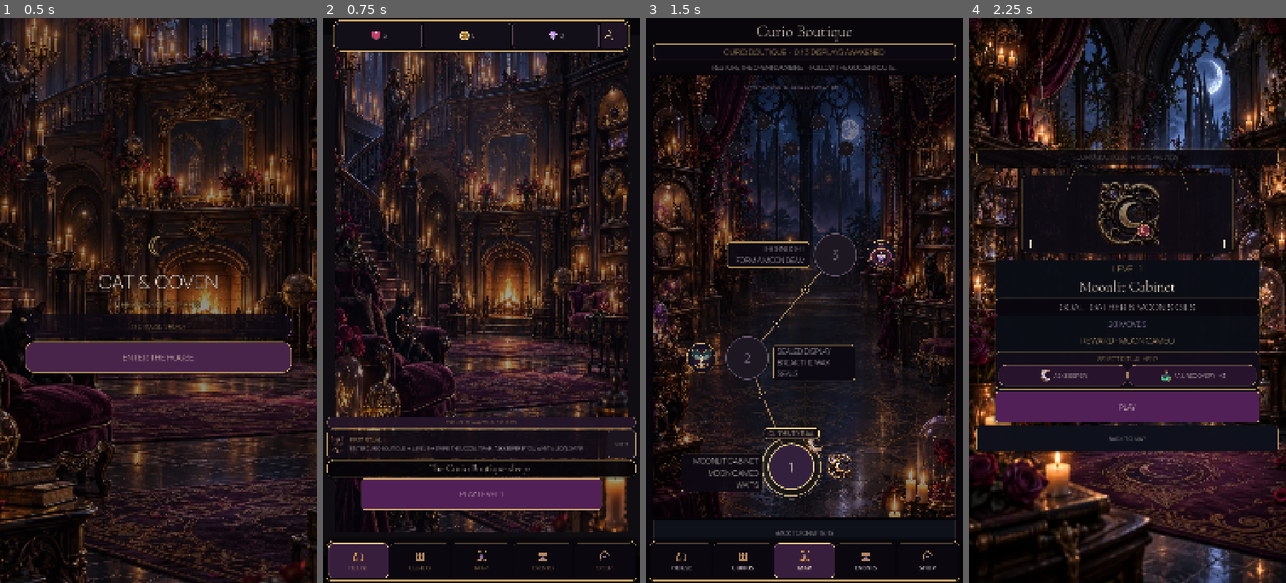
Above: before the commit, frames 1-4 (left to right).
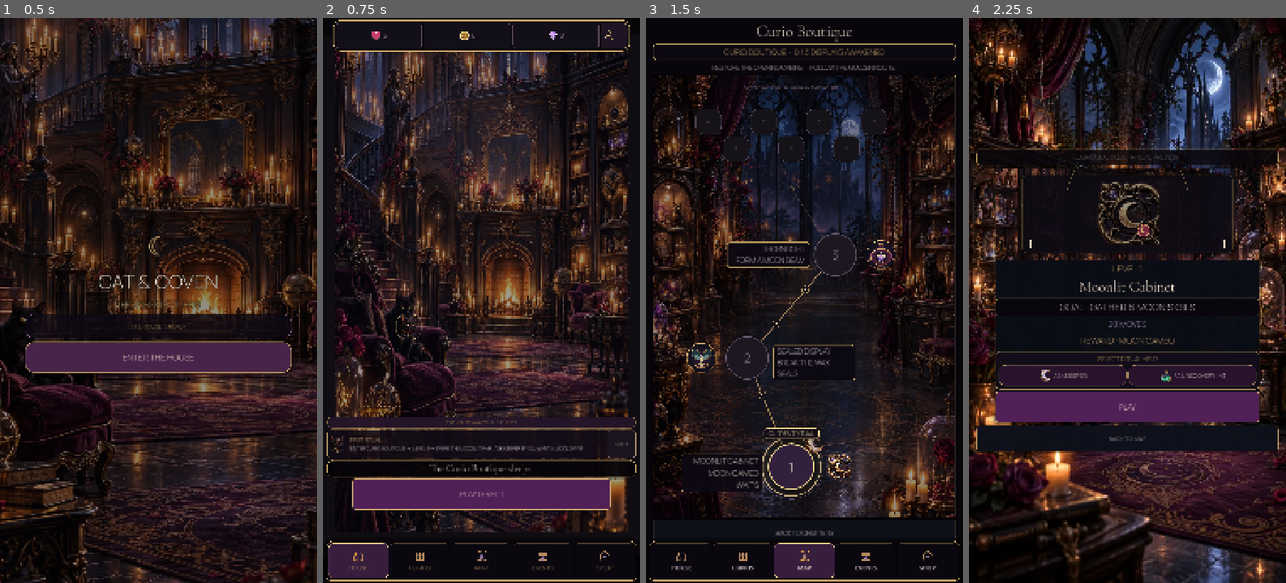
Above: after the commit, the same moments.

Repository: Jay-prodesign/akilta-match3
Game: Godot game, scene res://src/app/app_bootstrap.tscn
Two runs of this game, one before a commit and one after it. Both use one fixed random seed, a clock stepped at 60 frames per second and the inputs below.
Inputs:
- Up to frame 1 (0.5 s): no input
- Up to frame 2 (0.75 s): click "ENTER THE HOUSE" at 0.5 s
- Up to frame 3 (1.5 s): click "PLAY LEVEL 1" at 1.25 s
- Up to frame 4 (2.25 s): click "1" at 2 s

Frame 1 is identical in both runs. In frame 2, 0.4% of the frame differs, in the area x 9-91%, y 81-88%; in frame 3, 0.8%, in the area x 15-76%, y 15-26%; in frame 4, nothing differs.

Commit message:
Finish core touch target normalization

Diff:
--- a/src/ui/home/house_home.tscn
+++ b/src/ui/home/house_home.tscn
@@ -423,7 +423,7 @@
 autowrap_mode = 2
 
 [node name="PlayButton" type="Button" parent="Layout"]
-custom_minimum_size = Vector2(820, 104)
+custom_minimum_size = Vector2(880, 104)
 layout_mode = 2
 size_flags_horizontal = 4
 theme_override_colors/font_color = Color(0.988, 0.933, 0.831, 1)
--- a/src/ui/map/chapter_map.tscn
+++ b/src/ui/map/chapter_map.tscn
@@ -286,10 +286,10 @@
 
 [node name="Level4" type="Button" parent="Layout/RoutePanel/Scroll/RouteView"]
 layout_mode = 0
-offset_left = 162.0
-offset_top = 132.0
-offset_right = 214.0
-offset_bottom = 184.0
+offset_left = 144.0
+offset_top = 114.0
+offset_right = 232.0
+offset_bottom = 202.0
 focus_mode = 1
 text = "4"
 
@@ -299,10 +299,10 @@
 
 [node name="Level5" type="Button" parent="Layout/RoutePanel/Scroll/RouteView"]
 layout_mode = 0
-offset_left = 350.0
-offset_top = 132.0
-offset_right = 402.0
-offset_bottom = 184.0
+offset_left = 332.0
+offset_top = 114.0
+offset_right = 420.0
+offset_bottom = 202.0
 focus_mode = 1
 text = "5"
 
@@ -312,10 +312,10 @@
 
 [node name="Level6" type="Button" parent="Layout/RoutePanel/Scroll/RouteView"]
 layout_mode = 0
-offset_left = 538.0
-offset_top = 132.0
-offset_right = 590.0
-offset_bottom = 184.0
+offset_left = 520.0
+offset_top = 114.0
+offset_right = 608.0
+offset_bottom = 202.0
 focus_mode = 1
 text = "6"
 
@@ -325,10 +325,10 @@
 
 [node name="Level7" type="Button" parent="Layout/RoutePanel/Scroll/RouteView"]
 layout_mode = 0
-offset_left = 726.0
-offset_top = 132.0
-offset_right = 778.0
-offset_bottom = 184.0
+offset_left = 708.0
+offset_top = 114.0
+offset_right = 796.0
+offset_bottom = 202.0
 focus_mode = 1
 text = "7"
 
@@ -338,10 +338,10 @@
 
 [node name="Level8" type="Button" parent="Layout/RoutePanel/Scroll/RouteView"]
 layout_mode = 0
-offset_left = 256.0
-offset_top = 224.0
-offset_right = 308.0
-offset_bottom = 276.0
+offset_left = 238.0
+offset_top = 206.0
+offset_right = 326.0
+offset_bottom = 294.0
 focus_mode = 1
 text = "8"
 
@@ -351,10 +351,10 @@
 
 [node name="Level9" type="Button" parent="Layout/RoutePanel/Scroll/RouteView"]
 layout_mode = 0
-offset_left = 444.0
-offset_top = 224.0
-offset_right = 496.0
-offset_bottom = 276.0
+offset_left = 426.0
+offset_top = 206.0
+offset_right = 514.0
+offset_bottom = 294.0
 focus_mode = 1
 text = "9"
 
@@ -364,10 +364,10 @@
 
 [node name="Level10" type="Button" parent="Layout/RoutePanel/Scroll/RouteView"]
 layout_mode = 0
-offset_left = 632.0
-offset_top = 224.0
-offset_right = 684.0
-offset_bottom = 276.0
+offset_left = 614.0
+offset_top = 206.0
+offset_right = 702.0
+offset_bottom = 294.0
 focus_mode = 1
 text = "10"
 
--- a/src/ui/map/chapter_select.gd
+++ b/src/ui/map/chapter_select.gd
@@ -159,7 +159,7 @@
 	# Keep all six wing identities in one scan path even on high-resolution phones.
 	var spacing := 10.0
 	var current_height := clampf(grid.size.y * 0.235, 150.0, 238.0)
-	var locked_height := maxf(72.0, (grid.size.y - current_height - spacing * 5.0) / 5.0)
+	var locked_height := maxf(88.0, (grid.size.y - current_height - spacing * 5.0) / 5.0)
 	var y := 0.0
 	for button in buttons:
 		var current := String(button.get_meta("chapter_id", "")) == "curio_boutique"
@@ -180,7 +180,7 @@
 		"future_wings_use_house_world_glass": true,
 		"future_wings_specific_art_claimed": false,
 		"north_star_title_hierarchy": ($Layout/ChapterHeader/HeaderCopy/Title as Label).get_theme_font_size("font_size") >= 50,
-		"compact_header_back": _back != null and _back.custom_minimum_size.x <= 72.0,
+		"compact_header_back": _back != null and _back.custom_minimum_size.x >= 88.0 and _back.custom_minimum_size.x <= 96.0 and _back.custom_minimum_size.y >= 88.0,
 		"summary_plate": _chapter_summary != null and _chapter_summary.get_theme_stylebox("normal") != null,
 		"chapter_descriptors_present": _witch_atelier.text.contains("POTIONS & EXPERIMENTS") and _dark_vanity.text.contains(" …(181 unchanged characters)…
 		"north_star_vertical_wing_list": _grid != null and _current.size.x >= _grid.size.x * 0.95 and _witch_atelier.size.x > …(300 unchanged characters)…
--- a/src/ui/settings/settings_panel.gd
+++ b/src/ui/settings/settings_panel.gd
@@ -106,7 +106,7 @@
 	return {
 		"bound": settings != null,
 		"high_contrast": _high_contrast,
-		"touch_targets_ok": [master_toggle, music_toggle, sfx_toggle, haptics_toggle, reduced_toggle, contrast_toggle, close_button].all(func(control): return control.custom_minimum_size.y >= 56.0),
+		"touch_targets_ok": [master_toggle, music_toggle, sfx_toggle, haptics_toggle, reduced_toggle, contrast_toggle, close_button].all(func(control): return control.custom_minimum_size.y >= 88.0),
 		"save_feedback": saved_note.text,
 		"return_cta": close_button.text,
 	}
@@ -155,7 +155,7 @@
 		"authored_style_resources": card_normal_style != null and card_high_style != null and toggle_normal_style != null and toggle_high_style != null and close_normal_style != null and close_high_style != null,
 		"runtime_ui_factory": false,
 		"north_star_title_hierarchy": ($Card/Content/Title as Label).get_theme_font_size("font_size") >= 46,
-		"north_star_toggle_height": [master_toggle, music_toggle, sfx_toggle, haptics_toggle, reduced_toggle, contrast_toggle].all(func(control): return control.custom_minimum_size.y >= 68.0),
+		"north_star_toggle_height": [master_toggle, music_toggle, sfx_toggle, haptics_toggle, reduced_toggle, contrast_toggle].all(func(control): return control.custom_minimum_size.y >= 88.0),
 		"intro_subordinate": ($Card/Content/Intro as Label) != null and not ($Card/Content/Intro as Label).visible,
 		"runtime_style_factory": false,
 	}
--- a/tests/unit/test_house_authored_state_family.gd
+++ b/tests/unit/test_house_authored_state_family.gd
@@ -26,7 +26,7 @@
 	_expect(bool(presentation.get("keeper_role_authored", false)), "Keeper role must use an authored scene")
 	_expect(bool(presentation.get("restoration_authored", false)), "House restoration must use an authored scene")
 	_expect(not bool(presentation.get("runtime_overlay_factory", true)), "House must not rebuild player-facing overlays at runtime")
-	_expect(float(north_star.get("primary_cta_height", 0.0)) >= 72.0 and float(north_star.get("primary_cta_width", 0.0)) >= 620.0, "House primary CTA must retain the North Star hero proportion")
+	_expect(float(north_star.get("primary_cta_height", 0.0)) >= 96.0 and float(north_star.get("primary_cta_width", 0.0)) >= 820.0, "House primary CTA must retain the North Star hero proportion")
 	_expect(bool(north_star.get("primary_cta_centered", false)), "House primary CTA must remain centered above navigation")
 	_expect(bool(north_star.get("bottom_nav_reserved", false)), "House content must reserve vertical space for the compact bottom navigation")
 	_expect(bool(north_star.get("world_underlays_home_ui", false)), "House world must continue behind the lower Home UI instead of ending in a dead slab")
--- a/tests/unit/test_settings_authored_utility_screen.gd
+++ b/tests/unit/test_settings_authored_utility_screen.gd
@@ -32,7 +32,7 @@
 	_expect(card != null, "Settings authored Card missing")
 	_expect(sigil != null and sigil.texture != null and sigil.custom_minimum_size.y >= 72.0, "Settings authored raster sigil slot missing")
 	_expect(world_art != null and world_art.texture != null, "Settings authored world backdrop slot missing")
-	_expect(close != null and close.custom_minimum_size.y >= 72.0, "Settings close CTA must retain mobile touch target")
+	_expect(close != null and close.custom_minimum_size.y >= 88.0, "Settings close CTA must retain mobile touch target")
 	_expect(card.get_theme_stylebox("panel") == screen.card_normal_style, "Default Settings card must use authored normal style resource")
 
 	screen.apply_presentation_settings({"high_contrast": true})
@@ -40,7 +40,7 @@
 	_expect(card.get_theme_stylebox("panel") == screen.card_high_style, "High contrast Settings card must switch to authored high-contrast resource")
 	for path in ["Master", "Music", "SFX", "Haptics", "Reduced", "Contrast"]:
 		var toggle := screen.get_node_or_null("Card/Content/%s" % path) as CheckButton
-		_expect(toggle != null and toggle.custom_minimum_size.y >= 68.0, "Settings toggle touch target missing: %s" % path)
+		_expect(toggle != null and toggle.custom_minimum_size.y >= 88.0, "Settings toggle touch target missing: %s" % path)
 		if toggle != null:
 			_expect(toggle.get_theme_stylebox("normal") == screen.toggle_high_style, "High contrast toggle must use authored style: %s" % path)
 
